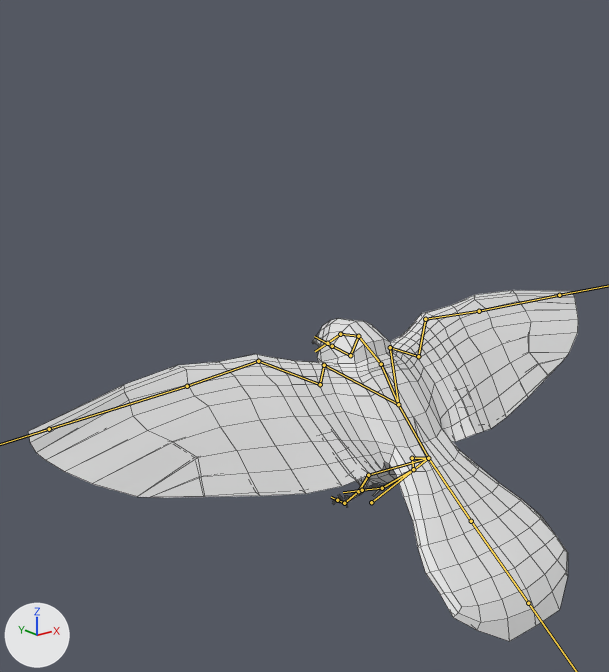
The FBX model Assets/Models/Finch/bird.fbx, before and after one commit.
Rendered twice from a 50 mm lens placed at (-8.55, -8.94, 6.7), pointed at (-1.28, 0.15, 3.07). The lights are fixed; the arrows at lower left show +X, +Y and +Z. Both versions are drawn at frame 21 of the action 'Scene'; the numbers are the values there. The bones that bend it are drawn over the model as lines. Mesh edges are drawn as thin lines.
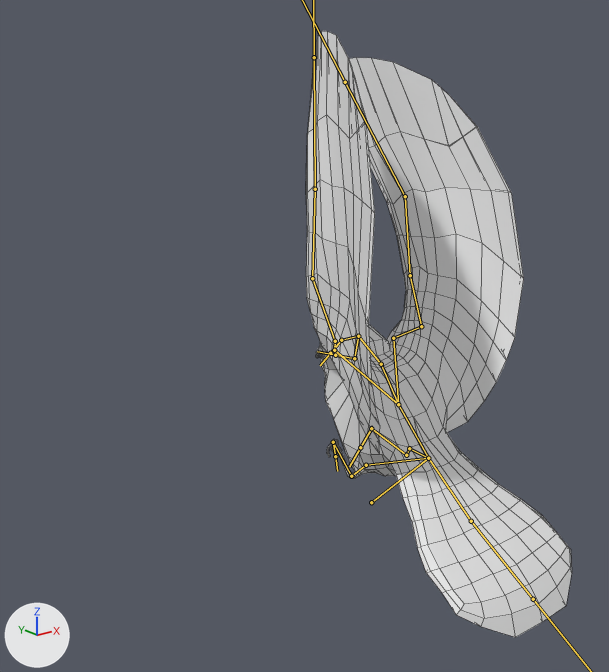
Pixel boxes [x1, y1, x2, y2] of what changed, in the pictures (609 x 672 px):
'Cube', posed (52% narrower, 72% taller): before [28, 290, 578, 641]; after [306, 31, 572, 637]
bone 'UpperBeak', root to tip: before (358, 336) to (340, 334); after (358, 336) to (341, 340)
bone 'LowerBeak', root to tip: before (358, 336) to (350, 355); after (358, 336) to (354, 358)
bone 'Wing.R', root to tip: before (398, 404) to (324, 365); after (398, 404) to (334, 350)
bone 'Wing2.R', root to tip: before (324, 365) to (320, 384); after (334, 350) to (335, 341)
bone 'Wing3.R', root to tip: before (320, 384) to (258, 361); after (335, 341) to (312, 278)
bone 'OuterWing.R', root to tip: before (258, 361) to (187, 386); after (312, 278) to (315, 189)
bone 'OuterWing2.R', root to tip: before (187, 386) to (49, 429); after (315, 189) to (314, 57)
bone 'Wing.L', root to tip: before (398, 404) to (390, 347); after (398, 404) to (393, 338)
bone 'Wing2.L', root to tip: before (390, 347) to (418, 356); after (393, 338) to (421, 326)
bone 'Wing3.L', root to tip: before (418, 356) to (425, 319); after (421, 326) to (410, 275)
bone 'OuterWing.L', root to tip: before (425, 319) to (479, 311); after (410, 275) to (405, 196)
bone 'OuterWing2.L', root to tip: before (479, 311) to (559, 295); after (405, 196) to (345, 82)
bone 'LowerTail', root to tip: before (471, 521) to (528, 603); after (471, 521) to (533, 599)
bone 'Hip.R', root to tip: before (428, 458) to (368, 475); after (428, 458) to (366, 465)
bone 'UpperLeg.R', root to tip: before (368, 475) to (358, 491); after (366, 465) to (351, 476)
bone 'LowerLeg.R', root to tip: before (358, 491) to (344, 503); after (351, 476) to (333, 442)
bone 'LowerLeg.R.001', root to tip: before (344, 503) to (337, 500); after (333, 442) to (335, 456)
bone 'Hip.L', root to tip: before (428, 458) to (412, 458); after (428, 458) to (409, 448)
bone 'UpperLeg.L', root to tip: before (412, 458) to (413, 469); after (409, 448) to (406, 455)
bone 'LowerLeg.L', root to tip: before (413, 469) to (382, 488); after (406, 455) to (371, 428)
bone 'LowerLeg.L.001', root to tip: before (382, 488) to (362, 490); after (371, 428) to (360, 447)

The change in detail:
Bone 'UpperBeak' (bone_upperbeak) turns from (0, 0, 0) to (4, 0, 12) degrees about its own x, y and z.
Bone 'LowerBeak' (bone_lowerbeak) turns from (0, 0, 0) to (13, 0, 1) degrees about its own x, y and z.
Bone 'Wing.R' (bone_wing_r) turns from (0, 0, 0) to (-5, 32, -15) degrees about its own x, y and z.
Bone 'Wing2.R' (bone_wing2_r) turns from (0, 0, 0) to (-32, -36, 20) degrees about its own x, y and z.
Bone 'Wing3.R' (bone_wing3_r) turns from (0, 0, 0) to (18, 35, 32) degrees about its own x, y and z.
Bone 'OuterWing.R' (bone_outerwing_r) turns from (0, 0, 0) to (-32, -11, -7) degrees about its own x, y and z.
Bone 'OuterWing2.R' (bone_outerwing2_r) turns from (0, 0, 0) to (-26, -9, -1) degrees about its own x, y and z.
Bone 'Wing.L' (bone_wing_l) turns from (0, 0, 0) to (0, -25, 10) degrees about its own x, y and z.
Bone 'Wing2.L' (bone_wing2_l) turns from (0, 0, 0) to (-28, 26, -6) degrees about its own x, y and z.
Bone 'Wing3.L' (bone_wing3_l) turns from (0, 0, 0) to (-7, -37, -11) degrees about its own x, y and z.
Bone 'OuterWing.L' (bone_outerwing_l) turns from (0, 0, 0) to (-19, 13, 11) degrees about its own x, y and z.
Bone 'OuterWing2.L' (bone_outerwing2_l) turns from (0, 0, 0) to (-19, 13, 6) degrees about its own x, y and z.
Bone 'LowerTail' (bone_lowertail) turns from (9, 0, 2) to (15, 0, 4) degrees about its own x, y and z.
Bone 'Hip.R' (bone_hip_r) turns from (6, 4, 7) to (0, 0, 0) degrees about its own x, y and z.
Bone 'UpperLeg.R' (bone_upperleg_r) turns from (16, 7, 4) to (3, 1, 1) degrees about its own x, y and z.
Bone 'LowerLeg.R' (bone_lowerleg_r) turns from (-33, -3, 28) to (0, 0, 0) degrees about its own x, y and z.
Bone 'LowerLeg.R.001' (bone_lowerleg_r_001) turns from (115, 55, 11) to (0, 0, 0) degrees about its own x, y and z.
Bone 'Hip.L' (bone_hip_l) turns from (6, -4, -7) to (0, 0, 0) degrees about its own x, y and z.
Bone 'UpperLeg.L' (bone_upperleg_l) turns from (16, -7, -4) to (3, -1, -1) degrees about its own x, y and z.
Bone 'LowerLeg.L' (bone_lowerleg_l) turns from (-33, 3, -28) to (0, 0, 0) degrees about its own x, y and z.
Bone 'LowerLeg.L.001' (bone_lowerleg_l_001) turns from (115, -55, -11) to (0, 0, 0) degrees about its own x, y and z.
